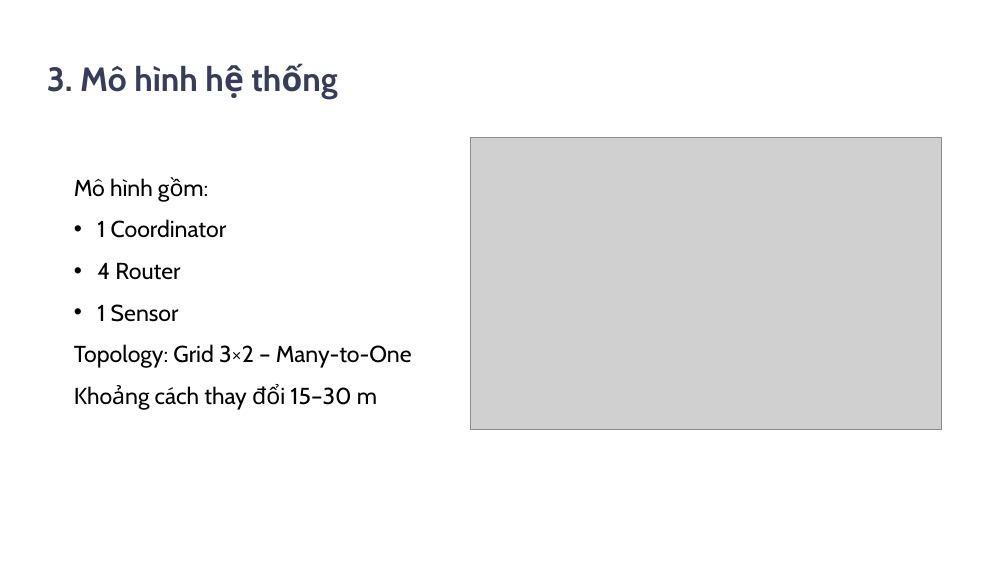
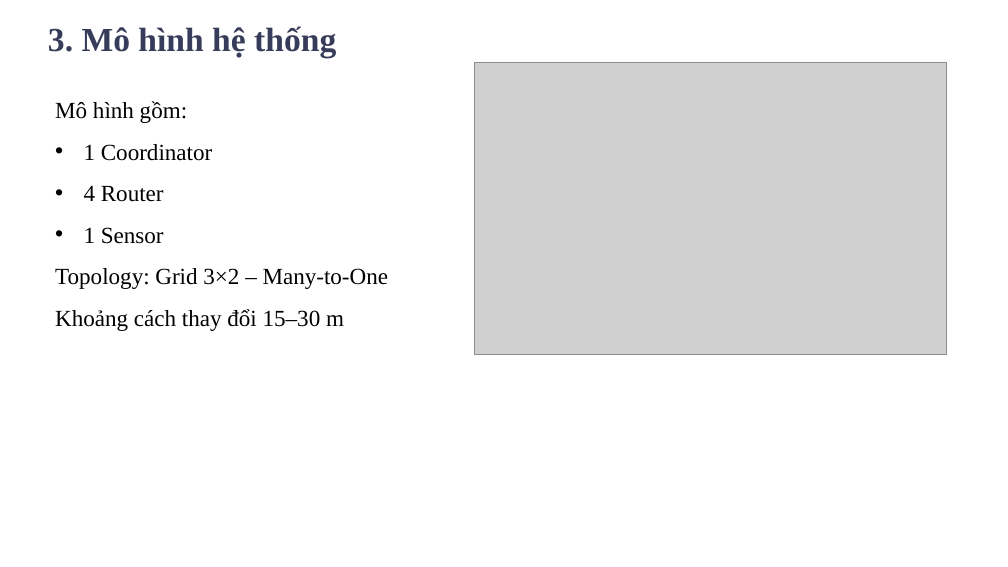
Before and after one commit to thevien257/Smart-Home-NS3-Zigbee, a slide deck: slide 4 of doc/slide/SlideBaoCaoLapTrinhMang.pptx. Drawn at 1008x567 pixels with LibreOffice and Linux fonts; fonts in the diff are those of the drawing; grey boxes stand for pictures; background and template pictures are left out. Boxes give left, top, right and bottom in pixels: in the first picture for what was removed or moved away, otherwise in the second. Text is boxed around its words. In the diff, an @@ line names an element or a change of style, - is before the commit and + after.

```diff
--- a/doc/slide/SlideBaoCaoLapTrinhMang.pptx
+++ b/doc/slide/SlideBaoCaoLapTrinhMang.pptx
@@ text "3. Mô hình hệ thống": place and size @@
-text "3. Mô hình hệ thống" at [47,66,198,92]
+text "3. Mô hình hệ thống" at [48,26,336,58]
@@ text "3. Mô hình hệ thống" at [48,26,336,58]: font Cabin to Times New Roman @@
@@ text "Mô hình gồm:": place and size @@
-text "Mô hình gồm:" at [74,178,412,410]
+text "Mô hình gồm:" at [55,101,388,331]
@@ text "Mô hình gồm:" at [55,101,388,331]: font Cabin to Times New Roman; indent changed @@
@@ picture: place and size @@
-picture at [470,138,942,430]
+picture at [475,63,947,355]
```
Also in this commit, not shown: 8 other slides changed, 3 slides added, 1 slide removed.
